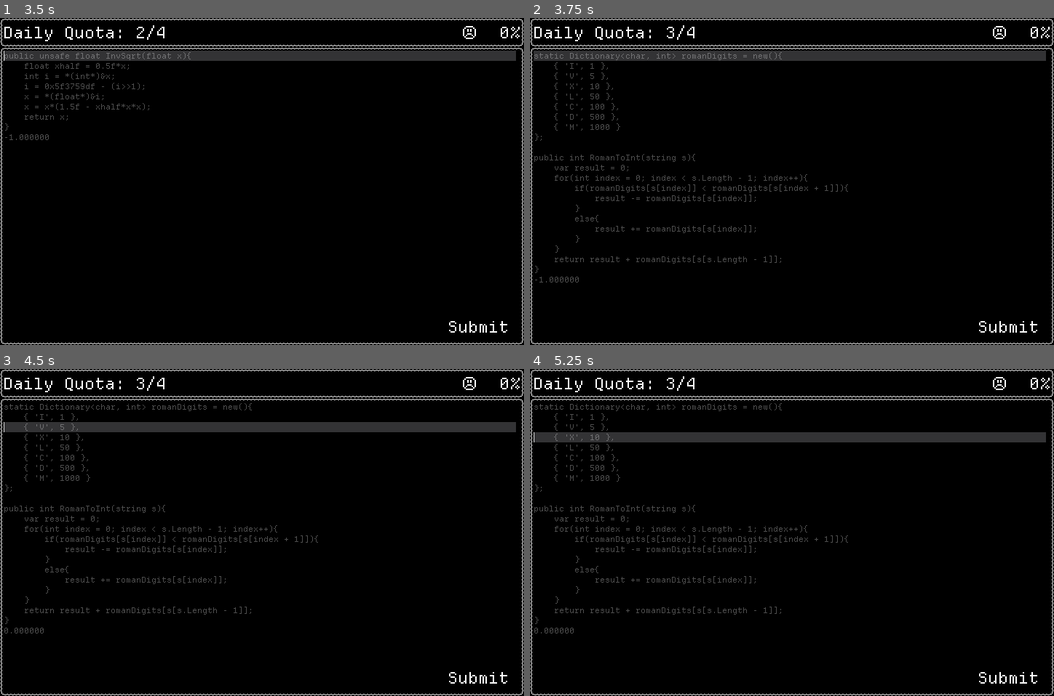
Above: before the commit, frames 1-4 (two rows, left to right).
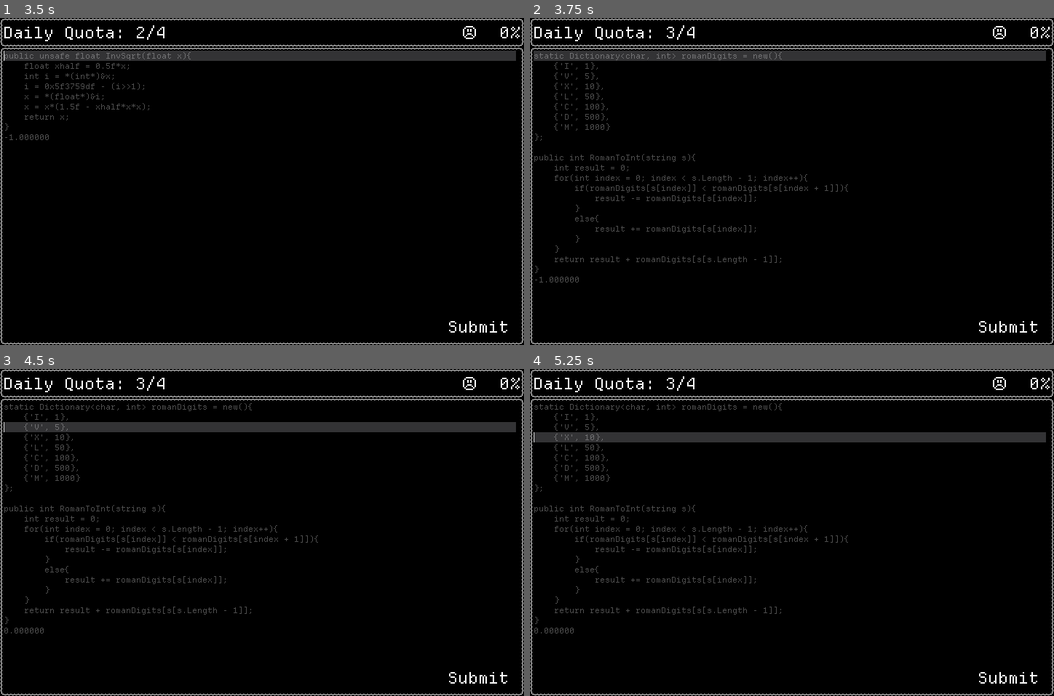
Above: after the commit, the same moments.

Repository: GemDust0/TooBigToFail
Game: Godot game, scene res://Scenes/TitleScreen.tscn
The game is run twice, just before and just after one commit, with the same random seed, the same clock (stepped at 60 frames per second) and the same inputs.
Inputs (mouse positions are in pixels of both pictures, inside the frame that each line leads up to):
- Up to frame 1 (3.5 s): click "New Game" at 0.5 s; click (262, 210) at 1.27 s; type "12" at 1.35 s; click "Submit" at 2 s; click "Submit" at 2.75 s
- Up to frame 2 (3.75 s): click "Submit" at 3.5 s
- Up to frame 3 (4.5 s): tap Enter (enter) at 4.25 s; hold Enter (enter) from 4.28 s (still down)
- Up to frame 4 (5.25 s): tap Space at 5 s; release Enter (enter) at 5.03 s; tap Enter (enter) at 5.1 s

Frame 1 is identical in both runs. In frame 2, 0.3% of the frame differs, in the area x 4-18%, y 13-47%; in frame 3, 0.3%; in frame 4, 0.3%.

Commit message:
updated snippet 4

Diff:
--- a/Scenes/EmployeeSequence.tscn
+++ b/Scenes/EmployeeSequence.tscn
@@ -9,7 +9,7 @@
 
 [node name="EmployeeSequence" type="Node" unique_id=595623739]
 script = ExtResource("1_56010")
-codeArray = PackedStringArray("using System;[\\n][\\n]class  …(811 unchanged characters)… ar, int> romanDigits = new(){[\\n][\\t]{ \'I\', 1 },[\\n][\\t]{ \'V\', 5 },[\\n][\\t]{ \'X\', 10 },[\\n][\\t]{ \'L\', 50 },[\\n][\\t]{ \'C\', 100 },[\\n][\\t]{ \'D\', 500 },[\\n][\\t]{ \'M\', 1000 }[\\n]};[\\n]    [\\n]public int RomanToInt(string s){[\\n][\\t]var result = 0;[\\n][\\t]for(int index = 0; …(331 unchanged characters)…
+codeArray = PackedStringArray("using System;[\\n][\\n]class  …(811 unchanged characters)… ar, int> romanDigits = new(){[\\n][\\t]{\'I\', 1},[\\n][\\t]{\'V\', 5},[\\n][\\t]{\'X\', 10},[\\n][\\t]{\'L\', 50},[\\n][\\t]{\'C\', 100},[\\n][\\t]{\'D\', 500},[\\n][\\t]{\'M\', 1000}[\\n]};[\\n]    [\\n]public int RomanToInt(string s){[\\n][\\t]int result = 0;[\\n][\\t]for(int index = 0; …(331 unchanged characters)…
 faces = Array[Texture2D]([ExtResource("4_pvl1v"), ExtResource("3_0c757"), ExtResource("4_1ws3y")])
 
 [node name="CodeEditor" parent="." unique_id=682737360 instance=ExtResource("1_uqm28")]
Not shown, changed: temp/output.txt
